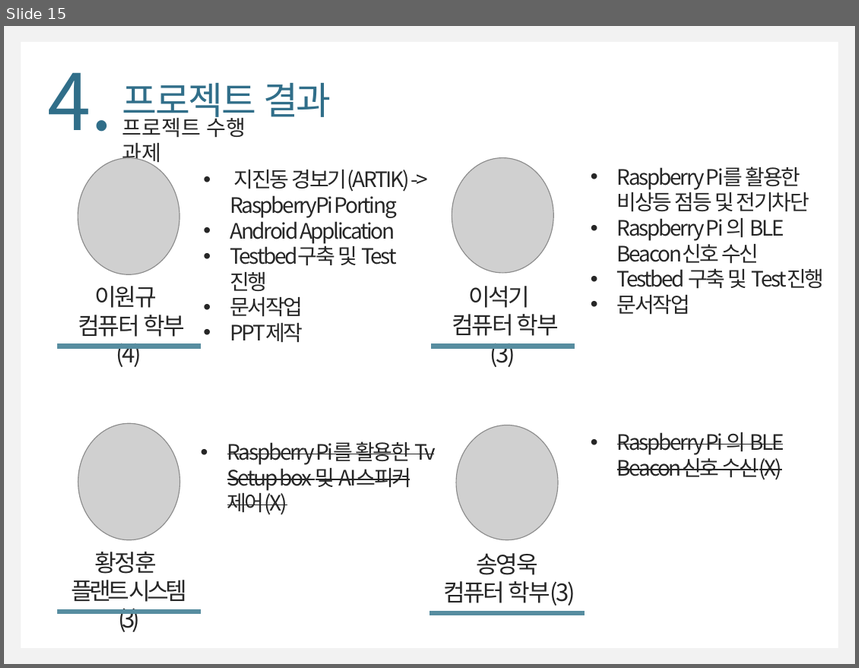
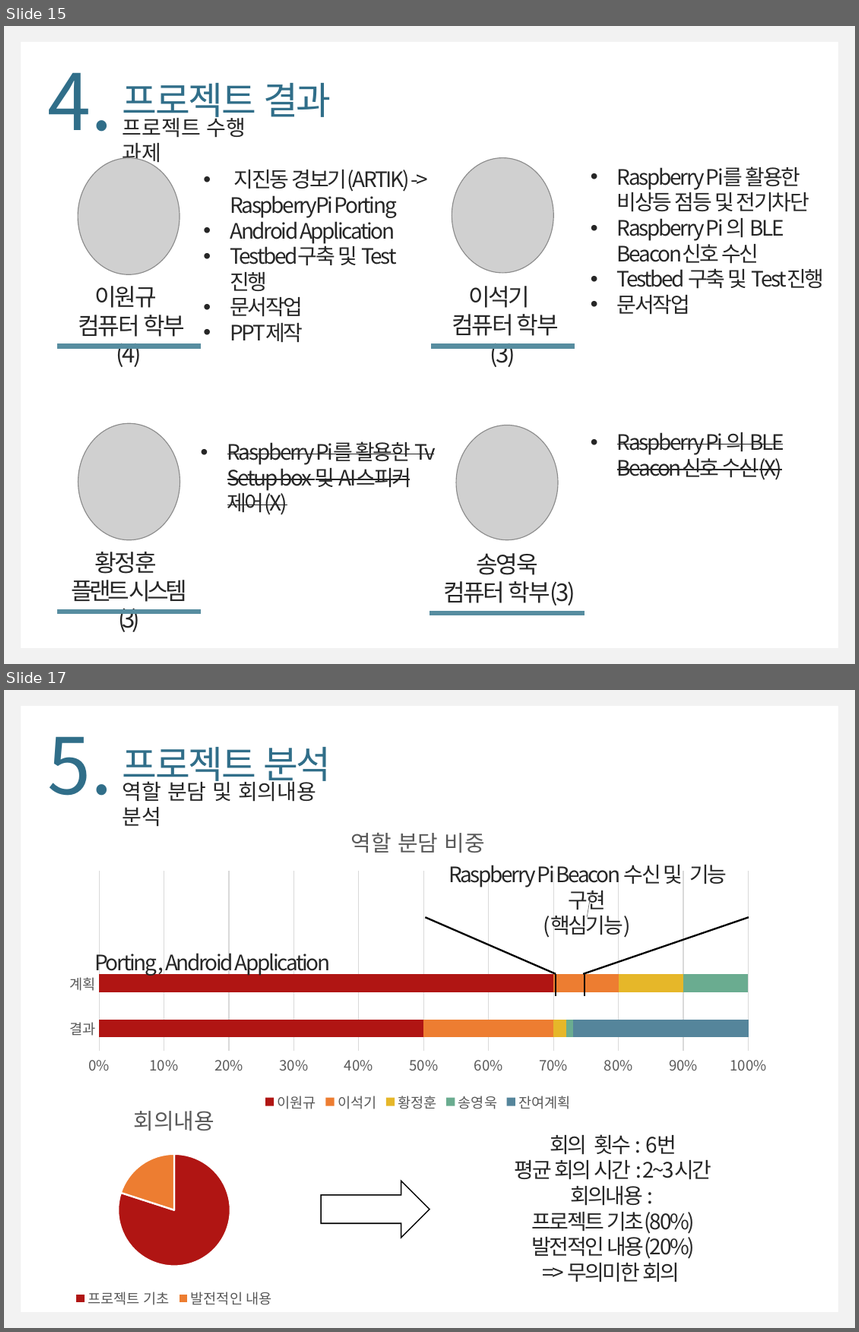
Before and after one commit to WongyuLee/KNU_SoftwareEngineering_2Team, a slide deck: doc/SoftwareEngineering_2Team(최종).pptx. Shown one above the other, each under a label of ours: slide 15 before the commit, slides 15 and 17 after it; the slides between them are not shown. The pictures are 859x668 and 859x1332 pixels, drawn with LibreOffice and Linux fonts; fonts in the diff are those of the drawing; grey boxes stand for pictures. Boxes give left, top, right and bottom in pixels: in the first picture for what was removed or moved away, otherwise in the second. Text is boxed around its words. In the diff, an @@ line names an element or a change of style, - is before the commit and + after.

```diff
--- a/doc/SoftwareEngineering_2Team(최종).pptx
+++ b/doc/SoftwareEngineering_2Team(최종).pptx
@@ slide 17 added at [4,690,855,1328], background #F2F2F2; not listed: 1 template element that a slide beside it also shows @@
@@ text added at [48,736,113,796], 66 pt, text #306E89 @@
+5.
@@ text added at [123,747,331,788], 32 pt, text #306E89 @@
+프로젝트 분석
@@ text added at [123,778,316,826], 18 pt, text #262626 @@
+역할 분담 및 회의내용 분석
@@ bar stacked 100% chart added at [55,809,781,1116] @@
+title "역할 분담 비중 "
+categories: 결과, 계획
+이원규: 50, 70, -, -
+이석기: 20, 10, -, -
+황정훈: 2, 10, -, -
+송영욱: 1, 10, -, -
+잔여계획: 27, 0, -, -
@@ rectangle added at [425,858,749,918], outline #000000 0.75 pt, 18 pt, text #262626 @@
+Raspberry Pi Beacon 수신 및 기능 구현
+(핵심기능)
@@ line added from (591, 891) to (587, 917), #808080 0.5 pt @@
@@ line added from (425, 917) to (556, 974), #000000 1.5 pt @@
@@ line added from (584, 974) to (749, 917), #000000 1.5 pt @@
@@ text added at [94,953,331,977], 18 pt, text #262626 @@
+Porting , Android Application
@@ line added from (556, 974) to (556, 996), #000000 1.5 pt @@
@@ line added from (585, 974) to (585, 996), #000000 1.5 pt @@
@@ pie chart added at [28,1088,322,1312] @@
+title "회의내용"
+categories: 프로젝트 기초, 발전적인 내용
+회의내용: 80, 20
@@ text added at [515,1135,712,1283], 18 pt, text #262626 @@
+회의 횟수 : 6번
+평균 회의 시간 : 2~3시간
+회의내용 :
+프로젝트 기초(80%)
+발전적인 내용(20%)
+=> 무의미한 회의
@@ right arrow added at [321,1181,430,1238], fill #FFFFFF, outline #000000 1 pt @@
```
Also in this commit, not shown: 5 slides changed, 1 other slide added.
